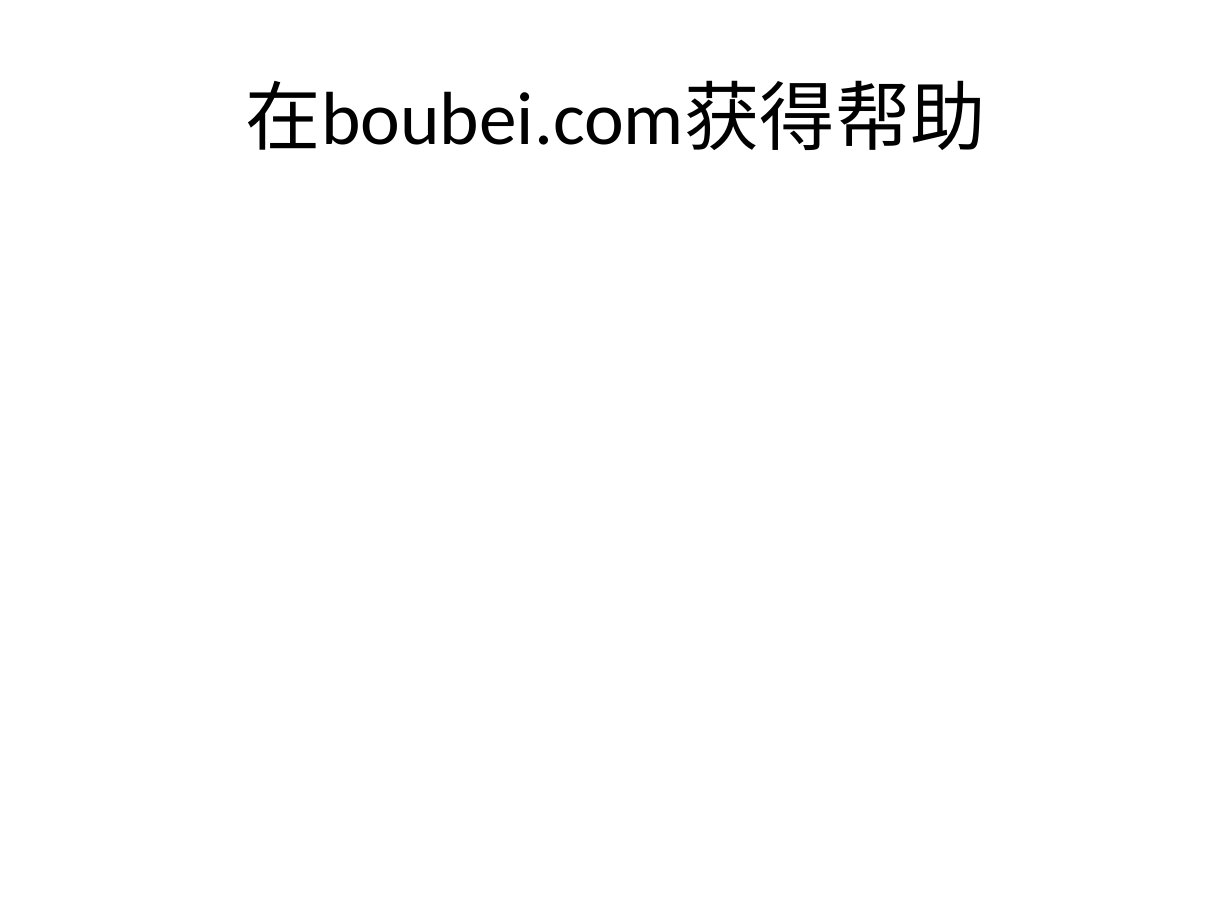
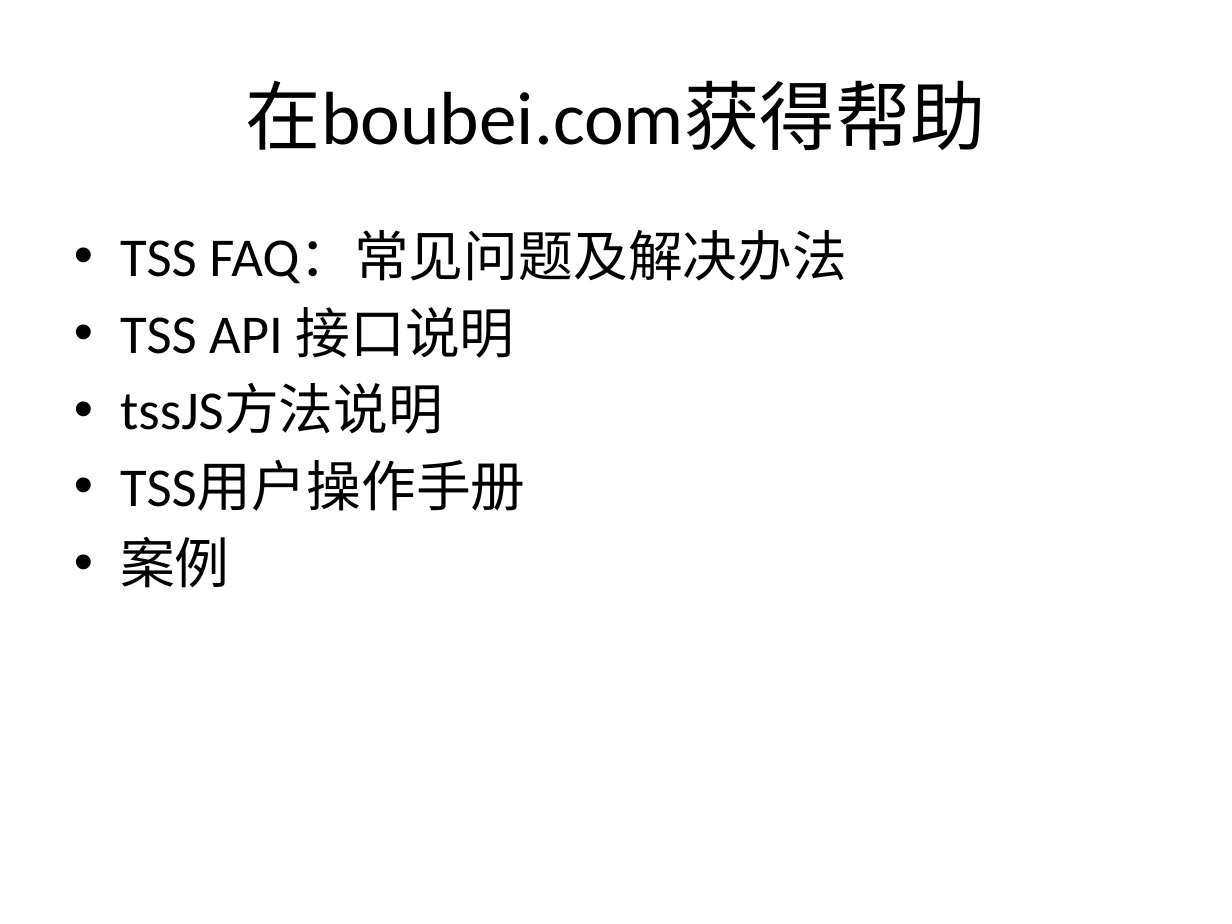
Before and after one commit to boubei-com/boubei-learn, a slide deck: slide 7 of doc/TSS介绍.pptx. Drawn at 1232x924 pixels with LibreOffice and Linux fonts; fonts in the diff are those of the drawing. Boxes give left, top, right and bottom in pixels: in the first picture for what was removed or moved away, otherwise in the second. Text is boxed around its words. In the diff, an @@ line names an element or a change of style, - is before the commit and + after.

```diff
--- a/doc/TSS介绍.pptx
+++ b/doc/TSS介绍.pptx
@@ text added at box(120, 230, 847, 588), 32 pt, text #000000 @@
+• TSS FAQ：常见问题及解决办法
+• TSS API 接口说明
+• tssJS方法说明
+• TSS用户操作手册
+• 案例
```
Also in this commit, not shown: 5 other files.
